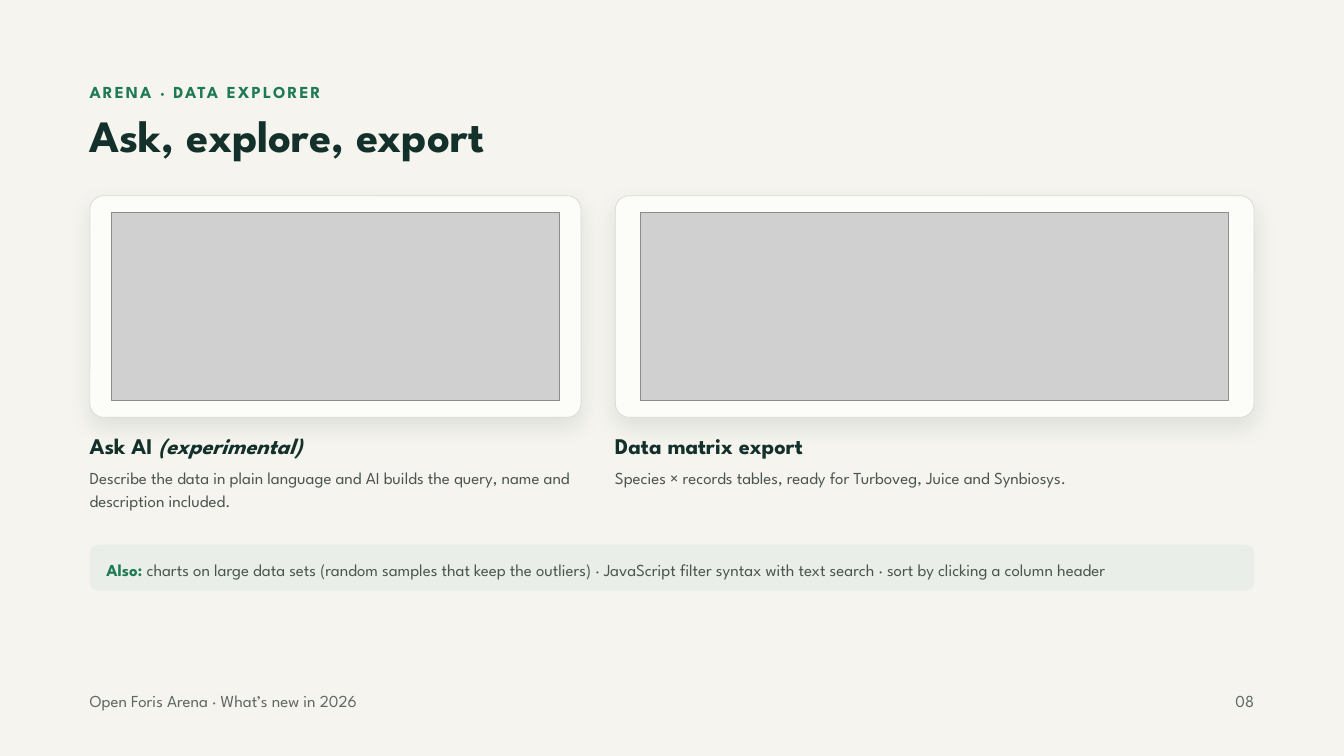
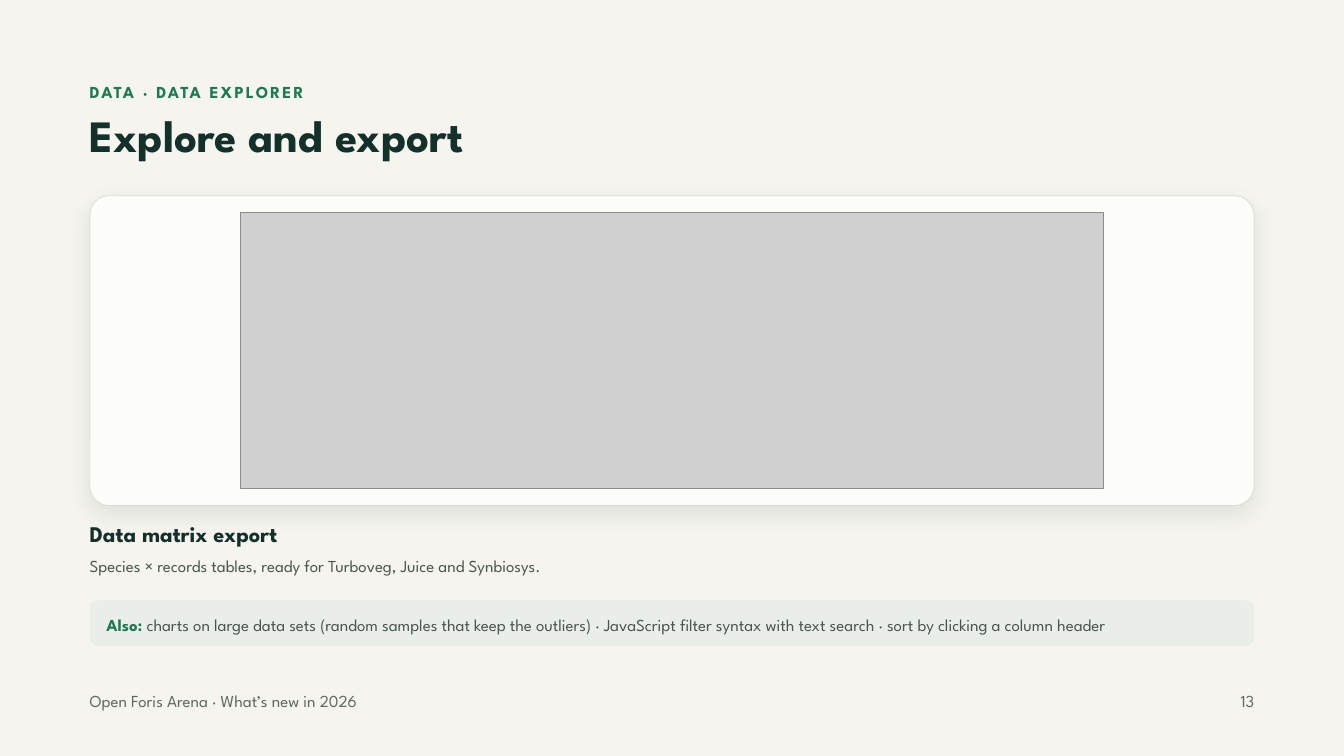
Before and after one commit to openforis/arena, a slide deck: slide 13 of docs/whats-new-2026/arena-whats-new-2026.pptx (slide 8 before the commit). Drawn at 1344x756 pixels with LibreOffice and Linux fonts; fonts in the diff are those of the drawing; grey boxes stand for pictures. Boxes give left, top, right and bottom in pixels: in the first picture for what was removed or moved away, otherwise in the second. Text is boxed around its words. In the diff, an @@ line names an element or a change of style, - is before the commit and + after.

Commit message:
Docs: What's new in 2026: deck aligned with the video, current Arena and Arena Mobile icons
- Deck (pptx and pdf): slides grouped by area like the video; new slides: sign in with Google and 2FA for everyone, preloaded map layers, position tracking, one AI slide; ODK import no longer beta; Data Explorer slide without the AI query; current Arena logo
- Video: current Arena Mobile icon

```diff
--- a/docs/whats-new-2026/arena-whats-new-2026.pptx
+++ b/docs/whats-new-2026/arena-whats-new-2026.pptx
@@ text at (90,87,201,98): text changed @@
-ARENA · DATA EXPLORER
+DATA · DATA EXPLORER
@@ title at (90,121,464,162): text changed @@
-Ask, explore, export
+Explore and export
@@ rounded rectangle: place and size @@
-rounded rectangle at (616,196,1255,417)
+rounded rectangle at (90,196,1254,505)
@@ rounded rectangle removed at (90,196,581,417) @@
@@ picture removed at (112,213,560,400) @@
@@ picture: place and size @@
-picture at (641,213,1229,400)
+picture at (241,213,1103,489)
@@ text removed at (90,438,302,459) @@
-Ask AI (experimental)
@@ text removed at (90,472,570,511) @@
-Describe the data in plain language and AI builds the query, name and description included.
@@ text "Data matrix export": place and size @@
-text "Data matrix export" at (615,439,803,459)
+text "Data matrix export" at (90,527,277,547)
@@ text "Species × records tables, ready ...": place and size @@
-text "Species × records tables, ready ..." at (615,472,1066,488)
+text "Species × records tables, ready ..." at (90,560,541,576)
@@ rounded rectangle "Also: charts on large data ...": place and size @@
-rounded rectangle "Also: charts on large data ..." at (90,545,1254,591)
+rounded rectangle "Also: charts on large data ..." at (90,600,1254,645)
@@ text at (1241,696,1255,707): text changed @@
-08
+13
```
Also in this commit, not shown: 9 other slides changed, 4 slides added, 3 other files.
